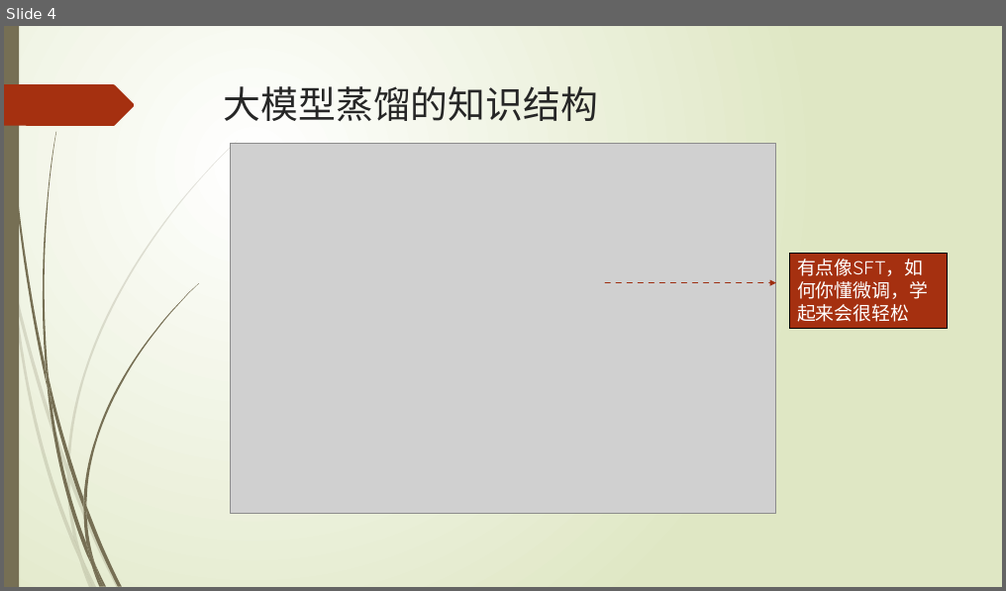
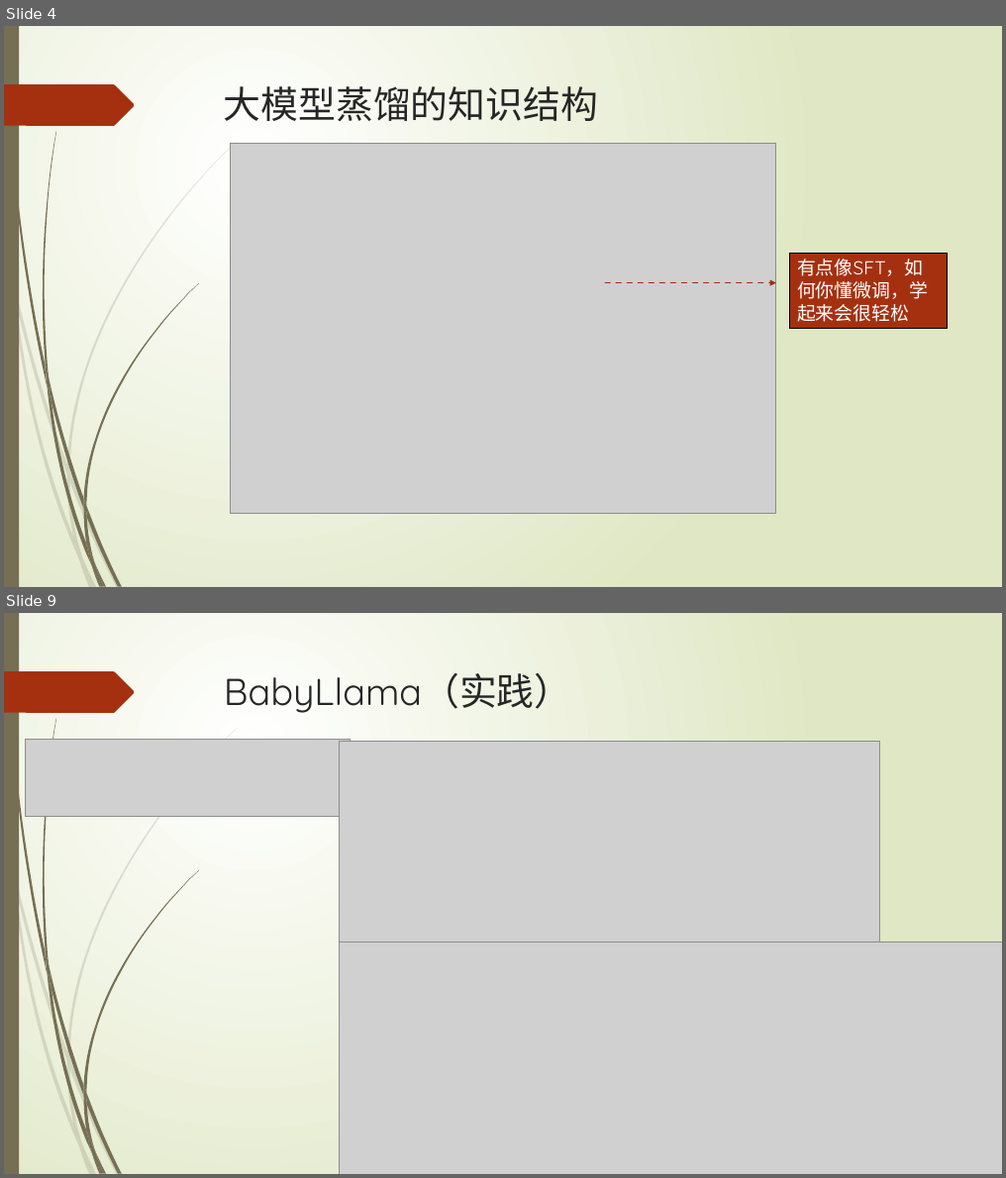
Before and after one commit to datawhalechina/llm-deploy, a slide deck: PPT/distillation.pptx. Shown one above the other, each under a label of ours: slide 4 before the commit, slides 4 and 9 after it; the slides between them are not shown. The pictures are 1006x591 and 1006x1178 pixels, drawn with LibreOffice and Linux fonts; fonts in the diff are those of the drawing; grey boxes stand for pictures. Boxes give left, top, right and bottom in pixels: in the first picture for what was removed or moved away, otherwise in the second. Text is boxed around its words. In the diff, an @@ line names an element or a change of style, - is before the commit and + after.

```diff
--- a/PPT/distillation.pptx
+++ b/PPT/distillation.pptx
@@ slide 9 added at (4, 613, 1002, 1174), background gradient #FFFFFF to #DFE8C4; not listed: 24 template elements that a slide beside it also shows @@
@@ title added at (224, 673, 572, 713), 36 pt, text #262626 @@
+BabyLlama（实践）
@@ picture added at (25, 740, 350, 817) @@
@@ picture added at (340, 742, 880, 943) @@
@@ picture added at (340, 942, 1002, 1174) @@
```
Also in this commit, not shown: 1 slide changed, 9 other slides added, 1 other file.
